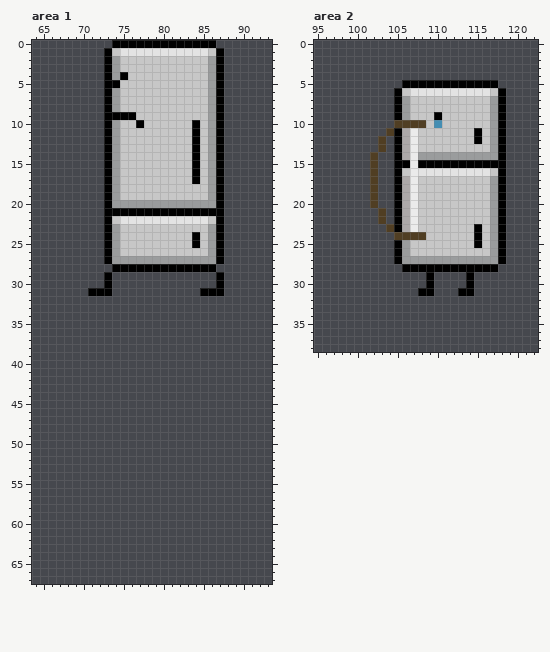
Pixel-art file, stored at assets/sprites/entities/enemy/enemy_placeholders.aseprite. The picture above was drawn from the file before the commit.
128x128 pixels, 1 frame. Colours within 5 levels of each other are drawn and written as one. Shown: area 1: x 64..93, y 0..67; area 2: x 95..122, y 0..38.
And afterwards:
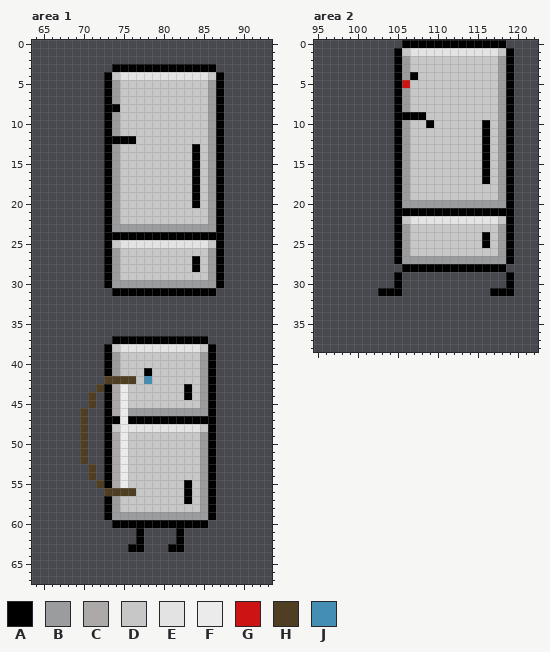
Palette (. is transparent): A #000000  B #9a9c9d  C #ada9a9  D #c7c7c7  E #e3e3e3  F #ebebeb  G #cd1313  H #503e23  J #448eb3
Change:
Area 1, layer "Layer 1":
y 0: x 74..86 AAAAAAAAAAAAA -> .............
y 1: x 73..87 ADEEEEEEEEEEEDA -> ...............
y 2: x 73..87 ABDDDDDDDDDDDBA -> ...............
y 3: x 73..87 ABDDDDDDDDDDDBA -> .AAAAAAAAAAAAA.
y 4: x 74..86 BADDDDDDDDDDB -> DEEEEEEEEEEED
y 5: x 74 A -> B
y 8: x 74 B -> A
y 9: x 74..76 AAA -> BDD
y 10: x 77 A -> D; x 84 A -> D
y 11: x 84 A -> D
y 12: x 74..76 BDD -> AAA; x 84 A -> D
y 18..19: x 84 D -> A
y 20: x 75..85 BBBBBBBBBBB -> DDDDDDDDDAD
y 21: x 74..86 AAAAAAAAAAAAA -> BDDDDDDDDDDDB
y 22: x 74..86 DEEEEEEEEEEED -> BDDDDDDDDDDDB
y 23: x 75..85 DDDDDDDDDDD -> BBBBBBBBBBB
y 24: x 74..83 BDDDDDDDDD -> AAAAAAAAAA; x 85..86 DB -> AA
y 25: x 74..86 BDDDDDDDDDADB -> DEEEEEEEEEEED
y 27: x 75..85 BBBBBBBBBBB -> DDDDDDDDDAD
y 28: x 73..83 .AAAAAAAAAA -> ABDDDDDDDDD; x 85..87 AA. -> DBA
y 29: x 74..86 ............. -> BDDDDDDDDDDDB
y 30: x 74..86 ............. -> BBBBBBBBBBBBB
y 31: x 71..84 AAA........... -> ...AAAAAAAAAAA; x 87 A -> .
y 37: x 74..85 ............ -> AAAAAAAAAAAA
y 38: x 73..86 .............. -> ADEEEEEEEEEEDA
y 39..40: x 73..86 .............. -> ABDDDDDDDDDDBA
y 41: x 73..86 .............. -> ABDDDADDDDDDBA
y 42: x 73..86 .............. -> HHHHDJDDDDDDBA
y 43: x 72..86 ............... -> HACFDDDDDDDADBA
y 44: x 71 . -> H; x 73..86 .............. -> ACFDDDDDDDADBA
y 45: x 71 . -> H; x 73..86 .............. -> ACFDDDDDDDDDBA
y 46: x 70 . -> H; x 73..86 .............. -> ACFBBBBBBBBBBA
y 47: x 70 . -> H; x 73..86 .............. -> AAFAAAAAAAAAAA
y 48: x 70 . -> H; x 73..86 .............. -> ADFEEEEEEEEEDA
y 49..52: x 70 . -> H; x 73..86 .............. -> ACFDDDDDDDDDBA
y 53..54: x 71 . -> H; x 73..86 .............. -> ACFDDDDDDDDDBA
y 55: x 72..86 ............... -> HACFDDDDDDDADBA
y 56: x 73..86 .............. -> HHHHDDDDDDADBA
y 57: x 73..86 .............. -> ABDDDDDDDDADBA
y 58: x 73..86 .............. -> ABDDDDDDDDDDBA
y 59: x 73..86 .............. -> ABBBBBBBBBBBBA
y 60: x 74..85 ............ -> AAAAAAAAAAAA
y 61..62: x 77 . -> A; x 82 . -> A
y 63: x 76..77 .. -> AA; x 81..82 .. -> AA
Area 2, layer "Layer 1":
y 0: x 106..118 ............. -> AAAAAAAAAAAAA
y 1: x 105..119 ............... -> ADEEEEEEEEEEEDA
y 2..3: x 105..119 ............... -> ABDDDDDDDDDDDBA
y 4: x 105..119 ............... -> ABADDDDDDDDDDBA
y 5: x 105..119 .AAAAAAAAAAAA.. -> AGDDDDDDDDDDDBA
y 6: x 106..116 DEEEEEEEEEE -> BDDDDDDDDDD; x 118..119 A. -> BA
y 7..8: x 117..119 BA. -> DBA
y 9: x 106..108 BDD -> AAA; x 110 A -> D; x 117..119 BA. -> DBA
y 10: x 105..110 HHHHDJ -> ABDDAD; x 116..119 DBA. -> ADBA
y 11: x 104 H -> .; x 106..107 CF -> BD; x 115..119 ADBA. -> DADBA
y 12: x 103 H -> .; x 106..107 CF -> BD; x 115..119 ADBA. -> DADBA
y 13: x 103 H -> .; x 106..107 CF -> BD; x 116..119 DBA. -> ADBA
y 14: x 102 H -> .; x 106..119 CFBBBBBBBBBBA. -> BDDDDDDDDDADBA
y 15: x 102 H -> .; x 106..115 AFAAAAAAAA -> BDDDDDDDDD; x 117..119 AA. -> DBA
y 16: x 102 H -> .; x 106..116 DFEEEEEEEEE -> BDDDDDDDDDA; x 118..119 A. -> BA
y 17: x 102 H -> .; x 106..107 CF -> BD; x 116..119 DBA. -> ADBA
y 18..19: x 102 H -> .; x 106..107 CF -> BD; x 117..119 BA. -> DBA
y 20: x 102 H -> .; x 106..116 CFDDDDDDDDD -> BBBBBBBBBBB; x 118..119 A. -> BA
y 21: x 103 H -> .; x 106..117 CFDDDDDDDDDB -> AAAAAAAAAAAA; x 119 . -> A
y 22: x 103 H -> .; x 106..119 CFDDDDDDDDDBA. -> DEEEEEEEEEEEDA
y 23: x 104 H -> .; x 106..107 CF -> BD; x 115 A -> D; x 117..119 BA. -> DBA
y 24: x 105..108 HHHH -> ABDD; x 115..119 ADBA. -> DADBA
y 25: x 115..119 ADBA. -> DADBA
y 26: x 117..119 BA. -> DBA
y 27: x 118..119 A. -> BA
y 28: x 118 . -> A
y 29..30: x 105 . -> A; x 109 A -> .; x 114 A -> .; x 119 . -> A
y 31: x 103..105 ... -> AAA; x 108..109 AA -> ..; x 113..114 AA -> ..; x 117..119 ... -> AAA
Changed places in both pictures, as pixel boxes (x1, y1, x2, y2):
changed: (104, 40, 224, 144)
changed: (88, 184, 224, 296)
added: (80, 336, 216, 552)
changed: (370, 40, 514, 296)
